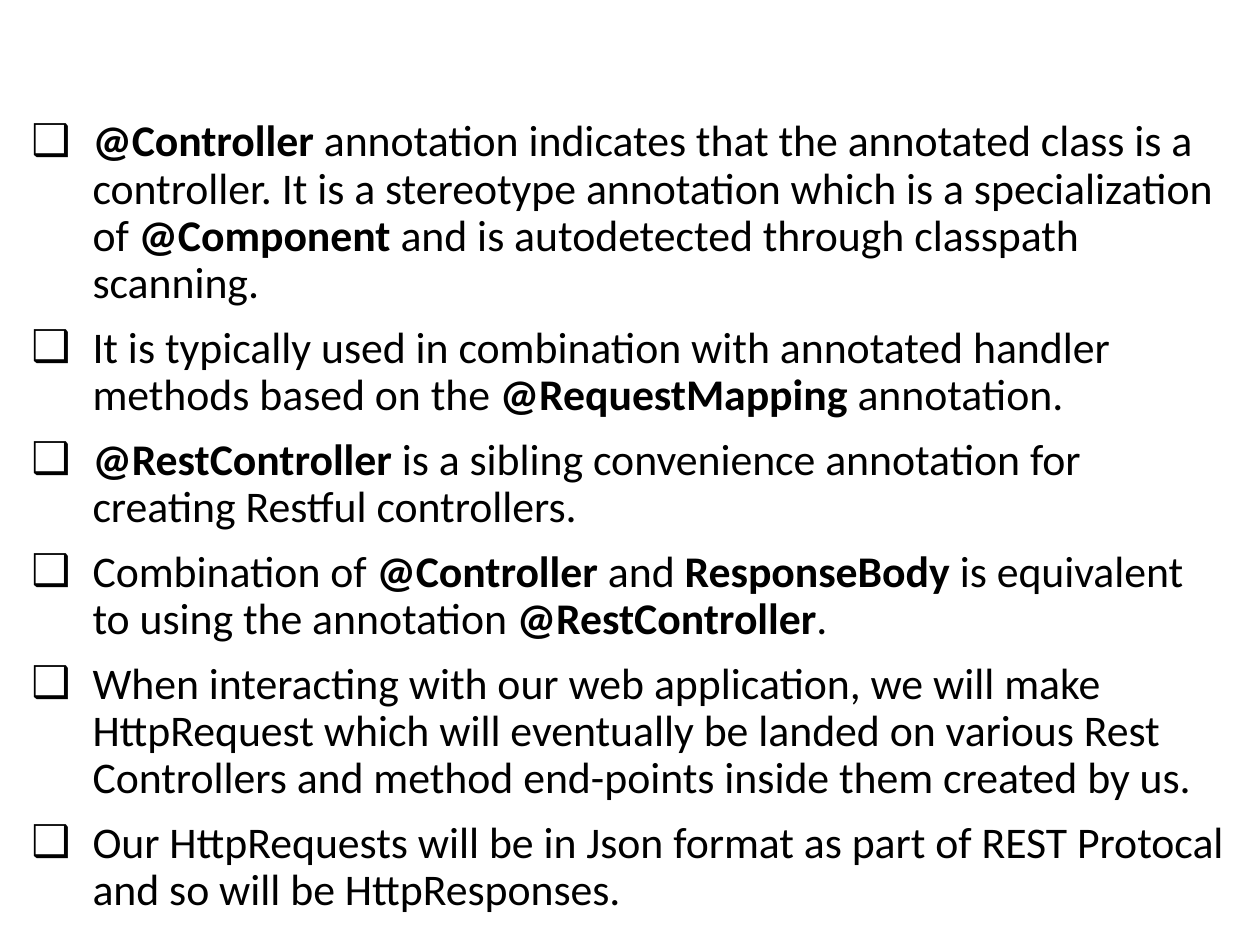
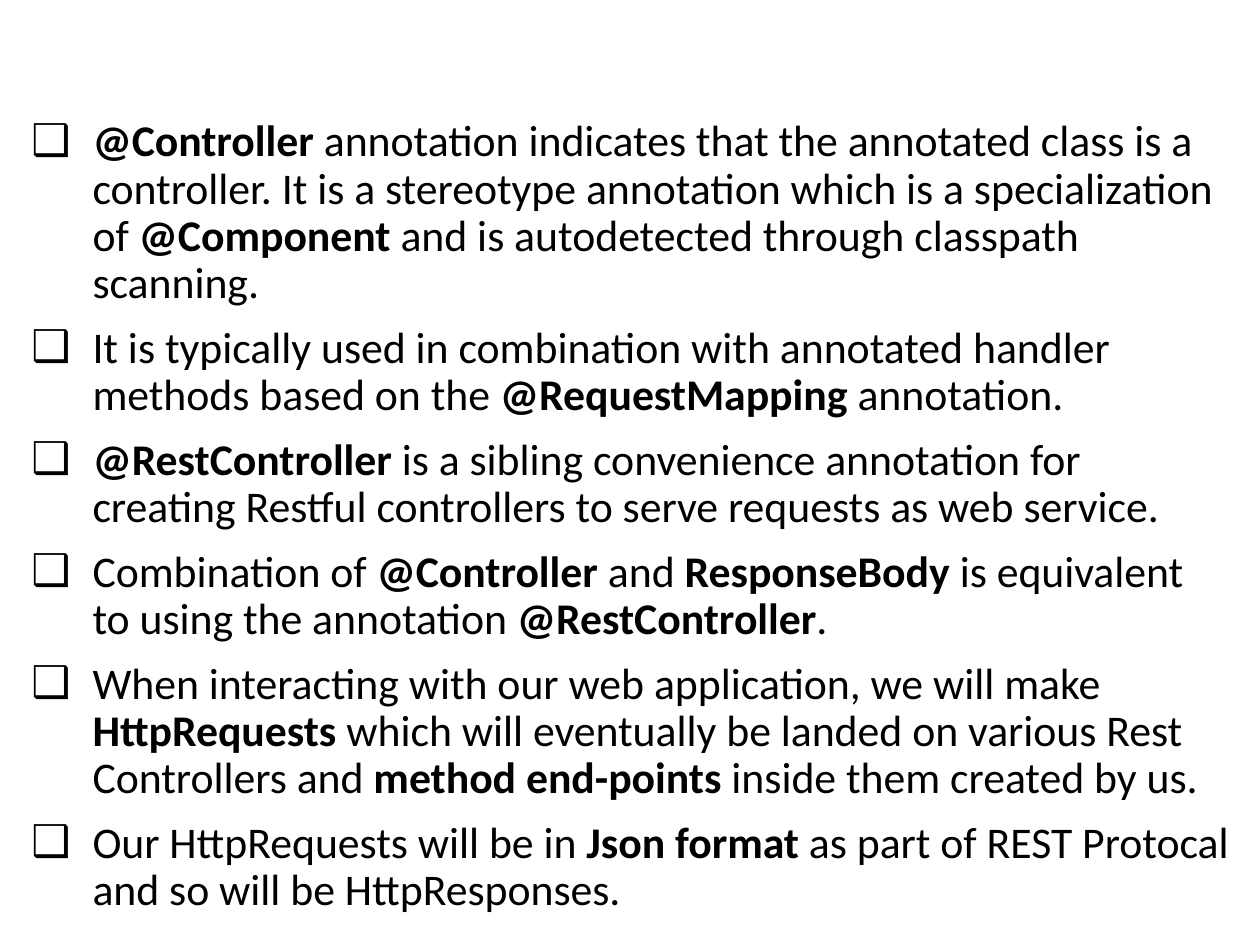
Before and after one commit to vishalrangras/spring-boot-sample, a slide deck: slide 70 of Developing with Spring Boot.pptx (slide 62 before the commit). Drawn at 1260x945 pixels with LibreOffice and Linux fonts; fonts in the diff are those of the drawing; background and template pictures are left out. Boxes give left, top, right and bottom in pixels: in the first picture for what was removed or moved away, otherwise in the second. Text is boxed around its words. In the diff, an @@ line names an element or a change of style, - is before the commit and + after.

```diff
--- a/Developing with Spring Boot.pptx
+++ b/Developing with Spring Boot.pptx
@@ text at (x1=93, y1=444, x2=1159, y2=530): text changed @@
-❑ @RestController is a sibling convenience annotation for creating Restful controllers.
+❑ @RestController is a sibling convenience annotation for creating Restful controllers to serve requests as web service.
@@ text at (x1=93, y1=668, x2=1198, y2=800): text changed @@
-❑ When interacting with our web application, we will make HttpRequest which will eventually be landed on various Rest Controllers and method end-points inside them created by us.
+❑ When interacting with our web application, we will make HttpRequests which will eventually be landed on various Rest Controllers and method end-points inside them created by us.
@@ text at (x1=93, y1=827, x2=1228, y2=912): bold on in "Json format" @@
```
Also in this commit, not shown: 21 other slides changed, 19 slides added.
